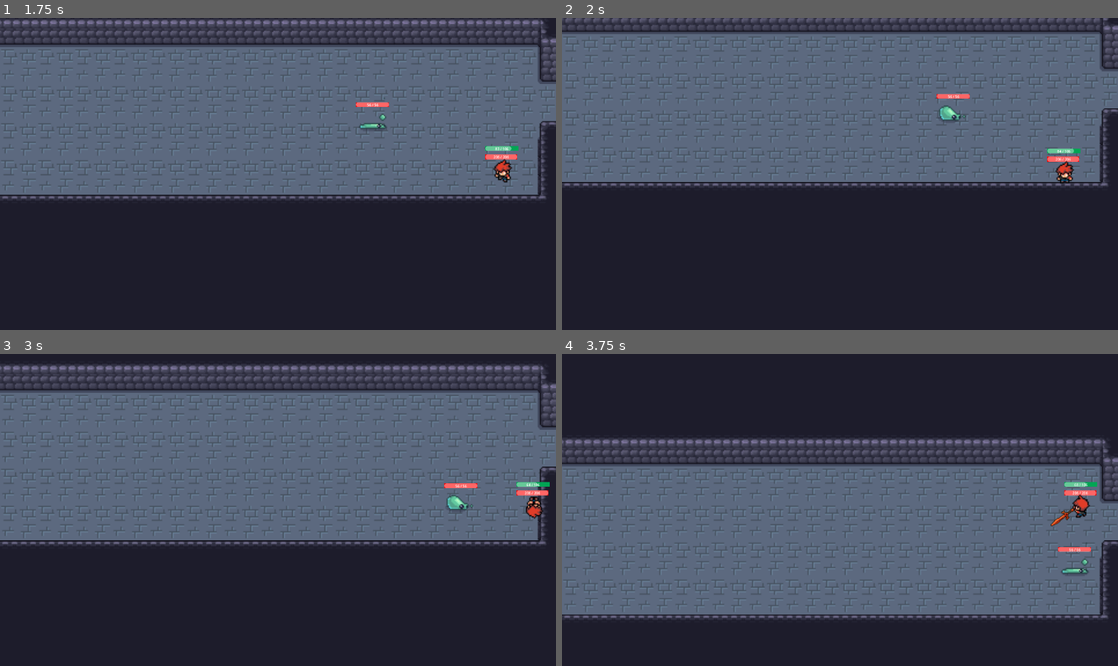
Above: before the commit, frames 1-4 (two rows, left to right).
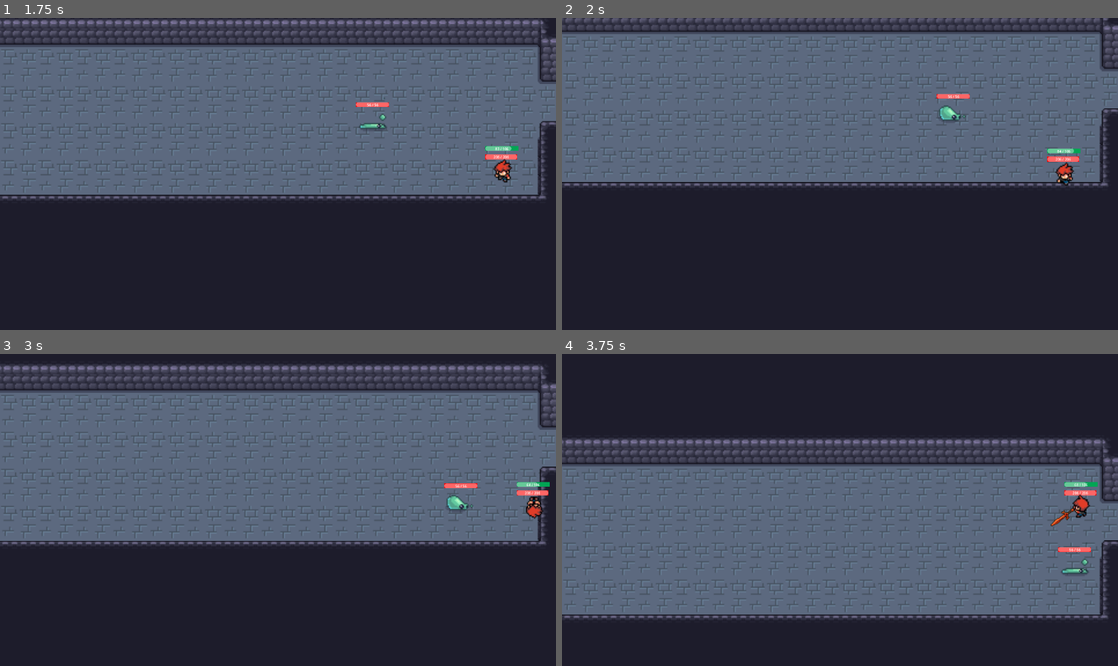
Above: after the commit, the same moments.

Repository: admiralbolt/number-go-up
Game: Godot game, scene res://map/dungeon/Area1.tscn
The game is run twice, just before and just after one commit, with the same random seed, the same clock (stepped at 60 frames per second) and the same inputs. This scene is started directly instead of the project's main scene.
Inputs:
- Up to frame 1 (1.75 s): hold D (right) 0.53-1.28 s; tap J (attack) at 0.6 s; hold S (down) from 1.28 s (still down); tap Space (roll) at 1.35 s
- Up to frame 2 (2 s): keep holding S (down)
- Up to frame 3 (3 s): release S (down) at 2.03 s; hold D (right) 2.03-2.78 s; tap J (attack) at 2.1 s; hold W (up) from 2.78 s (still down); tap Space (roll) at 2.85 s
- Up to frame 4 (3.75 s): release W (up) at 3.53 s; hold A (left) from 3.53 s (still down); tap J (attack) at 3.6 s

Frame 1 is identical in both runs. In frame 2, 0.1% of the frame differs, in the area x 88-93%, y 45-54%; in frame 3, 0.2%, in the area x 0-98%, y 40-60%; in frame 4, less than 0.1%.

Commit message:
move_and_collide() instead of move_and_slide(). Stops things from sticking together.

Diff:
--- a/enemies/enemy.gd
+++ b/enemies/enemy.gd
@@ -10,5 +10,5 @@
   facing = value
   facing_name = Directions.get_primary_direction_name(facing)
 
-func _physics_process(_delta: float) -> void:
-  self.move_and_slide()
+func _physics_process(delta: float) -> void:
+  self.move_and_collide(self.velocity * delta)
--- a/main_character/player.gd
+++ b/main_character/player.gd
@@ -43,7 +43,7 @@
   elif held_direction != Vector2.ZERO:
     self.main_player_state_machine.change_state(PlayerWalkState.NAME)
 
-func _physics_process(_delta: float) -> void:
+func _physics_process(delta: float) -> void:
   velocity = held_direction * self.derived_statistics.movement_speed.total_value
   if self.main_player_state_machine.current_state is PlayerAttackState:
     velocity *= 0.5
@@ -51,7 +51,7 @@
     # We also want to ignore any direction instructions right now. So, we will
     # override the velocity to be in the direction of the roll.
     velocity = self.main_player_state_machine.current_state.roll_direction * self.derived_statistics.movement_speed.total_value * PlayerRollState.ROLL_SPEED_BOOST
-  move_and_slide()
+  self.move_and_collide(velocity * delta)
 
 
 func _test_buff_effect() -> void:
